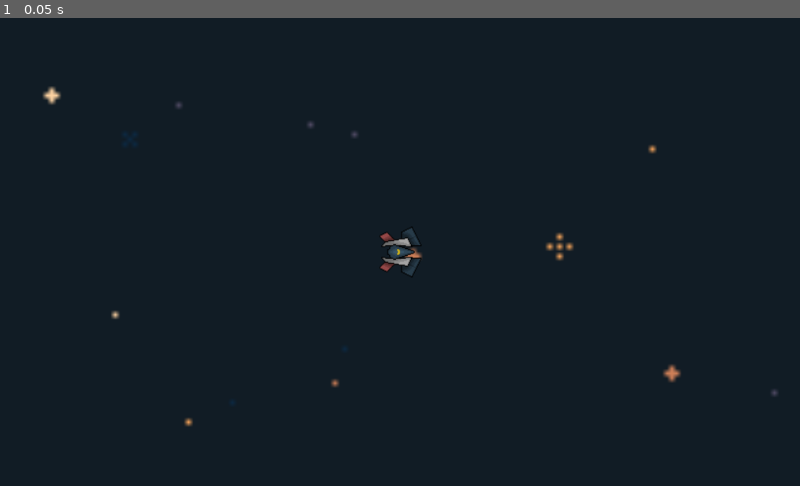
Above: before the commit, frame 1.
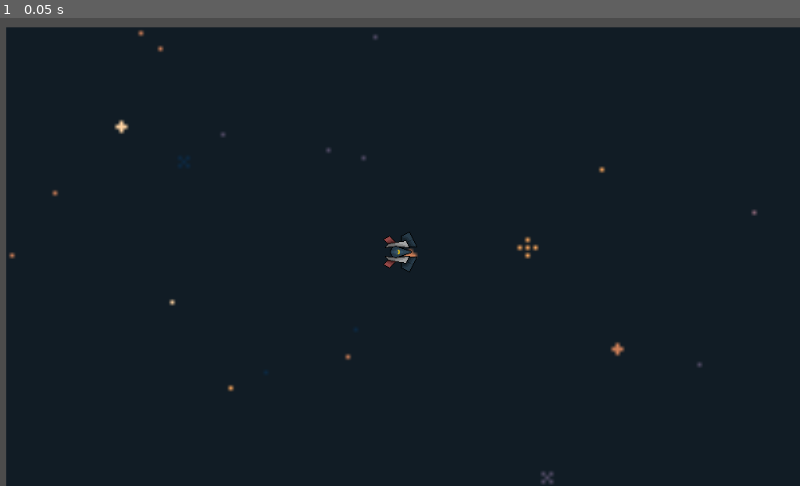
Above: after the commit, the same moment.

Repository: sL0C/LittleSpaceGame
Game: Godot game, scene res://Main.tscn
Same seed, same stepped clock (60 frames per second), same inputs: the game is played once before the commit and once after it. This scene is started directly instead of the project's main scene.
Inputs:
- Up to frame 1 (0.05 s): no input

The runs differ from the first frame. In frame 1, 3.4% of the frame differs, in the area x 0-100%, y 0-100%.
Error after the commit: Parse Error: The method "fire" isn't declared in the current class.

Commit message:
merged

Diff:
--- a/Main.tscn
+++ b/Main.tscn
@@ -1,9 +1,9 @@
 [gd_scene load_steps=3 format=2]
 
-[ext_resource path="res://Assets/Space Background.png" type="Texture" id=1]
+[ext_resource path="res://assets/Space Background.png" type="Texture" id=1]
 [ext_resource path="res://scenes/Player.tscn" type="PackedScene" id=2]
 
-[node name="Main" type="Node2D"]
+[node name="World" type="Node2D"]
 position = Vector2( 948, 1076 )
 
 [node name="Background" type="Sprite" parent="."]
@@ -13,5 +13,27 @@
 
 [node name="Player" parent="." instance=ExtResource( 2 )]
 position = Vector2( -444, -788 )
+mass = 1.0
+rotation_dir = 0.0
+current_dir = Vector2( 0, 0 )
+thrust_strength = 10.0
+run_strength = 25.0
+sneak_strength = 5.0
+turn_strength = 0.005
+health_recovery = 0.5
+health = 100.0
+stamina_recovery = 1.0
+stamina = 100.0
+strain = 0.5
+recovery_cicle = 0.5
+max_speed = 500.0
+max_health = 100.0
+max_stamina = 100.0
+max_turn_speed = 0.05
+origin_zoom = Vector2( 0.8, 0.8 )
 max_zoom = Vector2( 2.5, 2.5 )
 zoom_speed = 1.0
+drag_strength = 0.001
+static_friction = 1.0
+kinetic_friction = 4.0
+inertia = 5
--- a/project.godot
+++ b/project.godot
@@ -26,11 +26,43 @@
 
 [autoload]
 
+Settings="*res://src/settings.gd"
+ImageDatabase="*res://src/image_database.gd"
 NetworkManager="*res://Managers/NetworkManager.gd"
+
+[display]
+
+window/size/always_on_top=true
+window/per_pixel_transparency/allowed=true
+window/per_pixel_transparency/enabled=true
 
 [gui]
 
 common/drop_mouse_on_gui_input_disabled=true
+
+[importer_defaults]
+
+texture={
+"compress/bptc_ldr": 0,
+"compress/hdr_mode": 0,
+"compress/lossy_quality": 0.7,
+"compress/mode": 0,
+"compress/normal_map": 0,
+"detect_3d": false,
+"flags/anisotropic": false,
+"flags/filter": false,
+"flags/mipmaps": false,
+"flags/repeat": 0,
+"flags/srgb": 2,
+"process/HDR_as_SRGB": false,
+"process/fix_alpha_border": true,
+"process/invert_color": false,
+"process/normal_map_invert_y": false,
+"process/premult_alpha": false,
+"size_limit": 0,
+"stream": false,
+"svg/scale": 1.0
+}
 
 [input]
 
--- a/scenes/Player.tscn
+++ b/scenes/Player.tscn
@@ -1,6 +1,6 @@
 [gd_scene load_steps=6 format=2]
 
-[ext_resource path="res://Assets/SpaceshipMegapack_SilverCharcoalRed.png" type="Texture" id=1]
+[ext_resource path="res://assets/SpaceshipMegapack_SilverCharcoalRed.png" type="Texture" id=1]
 
 [sub_resource type="GDScript" id=3]
 script/source = "extends Actor
@@ -11,17 +11,12 @@
 const UP: = Vector2.UP
 const DOWN: = Vector2.DOWN
 
+
 func _ready():
 	add_to_group(\"Player\", true)
 
 func _physics_process(_delta):
 	if alive:
-
-#		if Input.is_action_just_pressed(\"fire2\"):
-#			pass
-#		if Input.is_action_just_pressed(\"fire1\"):
-#			pass
-
 		if Input.is_action_pressed(\"turn_right\"):
 			turn_right()
 		elif Input.is_action_pressed(\"turn_left\"):
@@ -33,7 +28,8 @@
 			pass
 
 		if Input.is_action_just_pressed(\"fire1\"):
-			print(is_on_floor())
+			fire()
+
 "
 
 [sub_resource type="CapsuleShape2D" id=2]
Not shown, changed: Assets/Potato.png.import
Not shown, changed: Assets/Space Background.png.import
Not shown, changed: Assets/SpaceshipMegapack_SilverCharcoalRed.png.import
